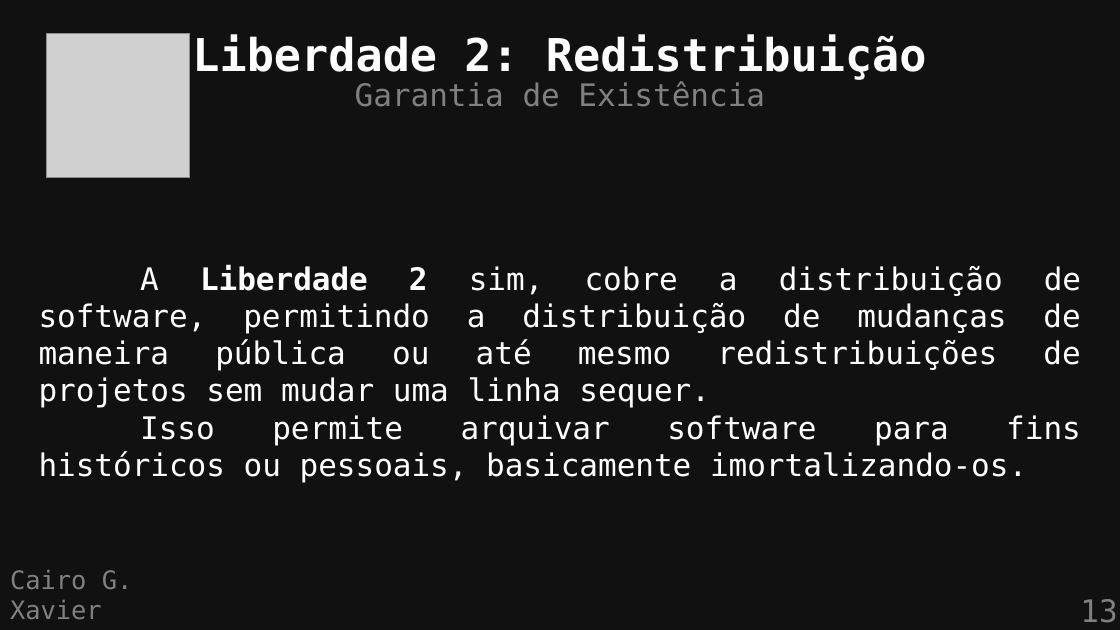
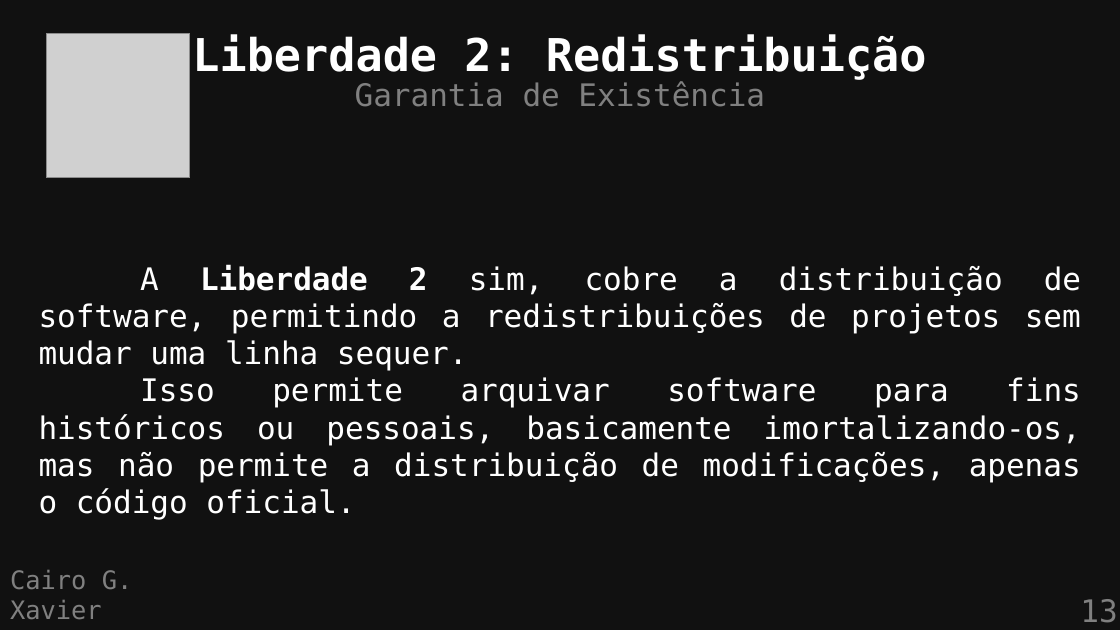
Before and after one commit to cairoGarcia/flisol-2026-ufmg, a slide deck: slide 13 of slides/definicao.odp. Drawn at 1120x630 pixels with LibreOffice and Linux fonts; fonts in the diff are those of the drawing; grey boxes stand for pictures. Boxes give left, top, right and bottom in pixels: in the first picture for what was removed or moved away, otherwise in the second. Text is boxed around its words. In the diff, an @@ line names an element or a change of style, - is before the commit and + after.

```diff
--- a/slides/definicao.odp
+++ b/slides/definicao.odp
@@ text at box(39, 264, 1081, 520): text changed @@
-A Liberdade 2 sim, cobre a distribuição de software, permitindo a distribuição de mudanças de maneira pública ou até mesmo redistribuições de projetos sem mudar uma linha sequer.
-Isso permite arquivar software para fins históricos ou pessoais, basicamente imortalizando-os.
+A Liberdade 2 sim, cobre a distribuição de software, permitindo a redistribuições de projetos sem mudar uma linha sequer.
+Isso permite arquivar software para fins históricos ou pessoais, basicamente imortalizando-os, mas não permite a distribuição de modificações, apenas o código oficial.
```
Also in this commit, not shown: 2 other slides changed.
